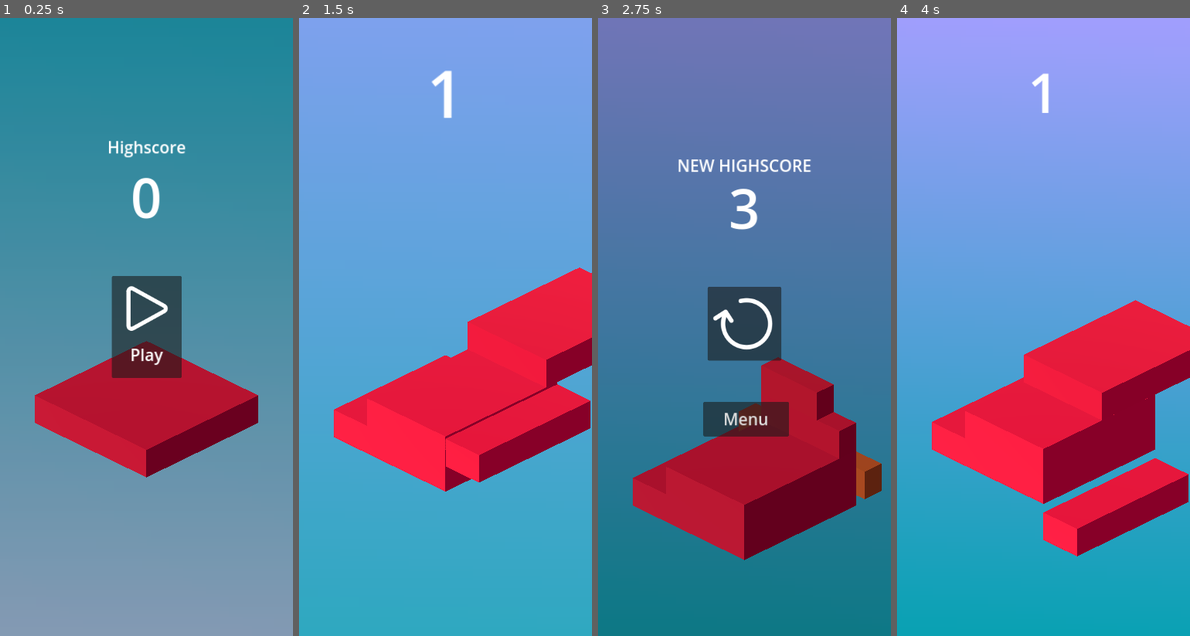
Above: before the commit, frames 1-4 (left to right).
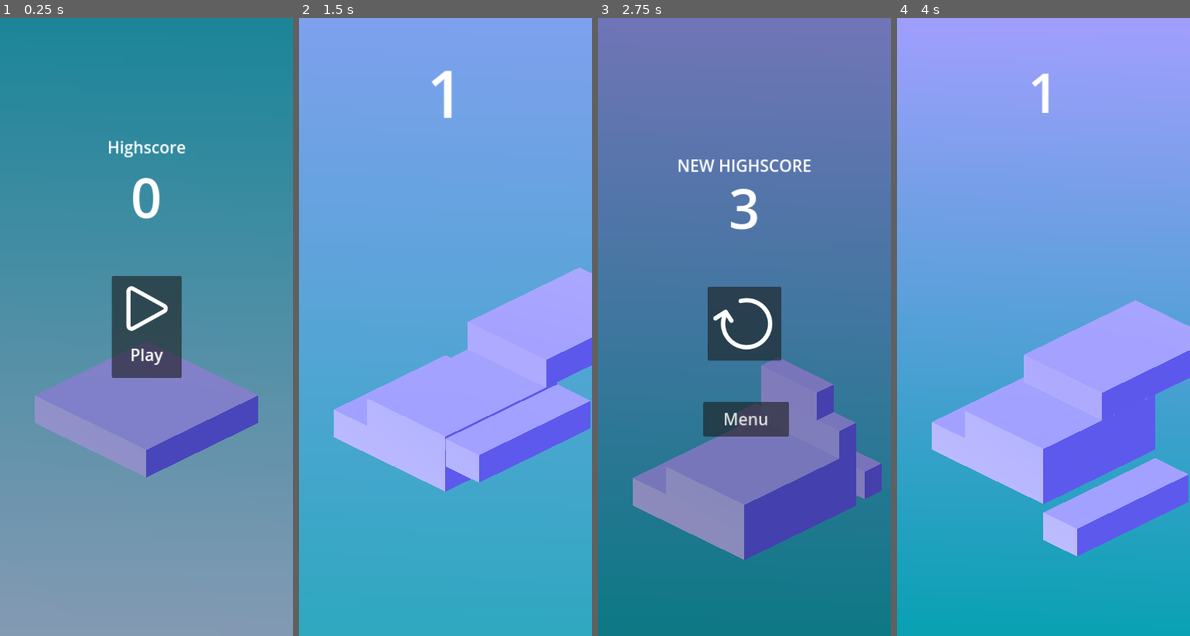
Above: after the commit, the same moments.

Repository: SkaceKamen/stack-it
Game: Godot game, scene res://main.tscn
Two runs of this game, one before a commit and one after it. Both use one fixed random seed, a clock stepped at 60 frames per second and the inputs below.
Inputs (mouse positions are in pixels of both pictures, inside the frame that each line leads up to):
- Up to frame 1 (0.25 s): no input
- Up to frame 2 (1.5 s): click (445, 327) at 0.5 s; move the mouse to (509, 296) at 1.27 s; click (509, 296) at 1.42 s
- Up to frame 3 (2.75 s): tap Space (ui_select) at 1.52, 2.27 s; move the mouse to (685, 357) at 2.02 s; click (685, 357) at 2.17 s
- Up to frame 4 (4 s): click (1043, 320) at 2.75 s; move the mouse to (1072, 191) at 3.52 s; click (1072, 191) at 3.67 s

The runs differ from the first frame. In frame 1, 10% of the frame differs, in the area x 11-89%, y 52-75%; in frame 2, 18%; in frame 3, 15%; in frame 4, 21%, in the area x 11-100%, y 45-88%.

Commit message:
Improve skinning

Diff:
--- /dev/null
+++ b/blue_skin.tscn
@@ -0,0 +1,16 @@
+[gd_scene load_steps=4 format=3 uid="uid://coaea6xflebpp"]
+
+[ext_resource type="PackedScene" uid="uid://2m63hvaa5rmy" path="res://gradient_skin.tscn" id="1_8wjhd"]
+
+[sub_resource type="StandardMaterial3D" id="StandardMaterial3D_manhf"]
+resource_local_to_scene = true
+
+[sub_resource type="BoxMesh" id="BoxMesh_v710x"]
+resource_local_to_scene = true
+material = SubResource("StandardMaterial3D_manhf")
+size = Vector3(1, 0.2, 1)
+
+[node name="gradient_skin" instance=ExtResource("1_8wjhd")]
+
+[node name="MeshInstance3D" parent="." index="0"]
+mesh = SubResource("BoxMesh_v710x")
--- a/falling_block.gd
+++ b/falling_block.gd
@@ -74,9 +74,9 @@
 
     return CutResult.Perfect
 
-  var cutoff = block_cutoff_prefab.instantiate()
+  var cutoff = block_cutoff_prefab.instantiate() as BlockCutoff
   get_parent().add_child(cutoff)
-  cutoff.set_skin(skin, stack_count, stack_height)
+  cutoff.set_skin(skin, stack_height, stack_count)
 
   if my_size - abs(diff) <= 0:
     cutoff.set_size(size)
--- a/rainbow_skin.gd
+++ b/gradient_skin.gd
@@ -3,12 +3,20 @@
 @export() var resetHeight = 5.0
 @export() var gradient: Gradient
 @export() var mesh: MeshInstance3D
+@export() var loop = true
 
 func set_state(height: float, _count: int):
   var delta = (height / resetHeight)
 
-  while delta > 1:
-    delta -= 1
+  if loop:
+    while delta > 2:
+      delta -= 2
+
+    if delta > 1:
+      delta = 2 - delta
+  else:
+    while delta > 1:
+      delta -= 1
 
   var color = gradient.sample(delta)
   mesh.mesh.material.albedo_color = color
--- a/rainbow_skin.tscn
+++ b/gradient_skin.tscn
@@ -1,10 +1,10 @@
 [gd_scene load_steps=5 format=3 uid="uid://2m63hvaa5rmy"]
 
-[ext_resource type="Script" path="res://rainbow_skin.gd" id="1_37e0w"]
+[ext_resource type="Script" path="res://gradient_skin.gd" id="1_37e0w"]
 
 [sub_resource type="Gradient" id="Gradient_wt8hh"]
-offsets = PackedFloat32Array(0, 0.478261, 1)
-colors = PackedColorArray(0.949856, 0, 0.174104, 1, 0.797074, 0.892404, 0, 1, 0.333532, 0.00100921, 0.802968, 1)
+offsets = PackedFloat32Array(0, 0.504202, 1)
+colors = PackedColorArray(0.666961, 0.67052, 0.990465, 1, 0.768031, 0.464275, 0.908528, 1, 0.470079, 0.354864, 0.853899, 1)
 
 [sub_resource type="StandardMaterial3D" id="StandardMaterial3D_in454"]
 resource_local_to_scene = true
@@ -14,7 +14,7 @@
 material = SubResource("StandardMaterial3D_in454")
 size = Vector3(1, 0.2, 1)
 
-[node name="rainbow_skin" type="Node3D" node_paths=PackedStringArray("mesh")]
+[node name="gradient_skin" type="Node3D" node_paths=PackedStringArray("mesh")]
 script = ExtResource("1_37e0w")
 resetHeight = 15.0
 gradient = SubResource("Gradient_wt8hh")
--- a/main.tscn
+++ b/main.tscn
@@ -2,7 +2,7 @@
 
 [ext_resource type="Script" path="res://game_manager.gd" id="1_qtoss"]
 [ext_resource type="PackedScene" uid="uid://c5xxv7xrp8brk" path="res://BlockPrefab.tscn" id="2_7slrr"]
-[ext_resource type="PackedScene" uid="uid://2m63hvaa5rmy" path="res://rainbow_skin.tscn" id="3_pjtf1"]
+[ext_resource type="PackedScene" uid="uid://coaea6xflebpp" path="res://blue_skin.tscn" id="3_g8yc7"]
 [ext_resource type="Script" path="res://background_layer.gd" id="3_s2lpx"]
 [ext_resource type="Script" path="res://ui_manager.gd" id="4_6npex"]
 [ext_resource type="Script" path="res://game_end_screen.gd" id="5_g4lna"]
@@ -229,7 +229,7 @@
 [node name="GameManager" type="Node3D" node_paths=PackedStringArray("blocks_container", "ui_manager", "camera", "background_layer")]
 script = ExtResource("1_qtoss")
 block_prefab = ExtResource("2_7slrr")
-default_skin_prefab = ExtResource("3_pjtf1")
+default_skin_prefab = ExtResource("3_g8yc7")
 blocks_container = NodePath("Blocks")
 ui_manager = NodePath("UIManager")
 camera = NodePath("Camera3D")
